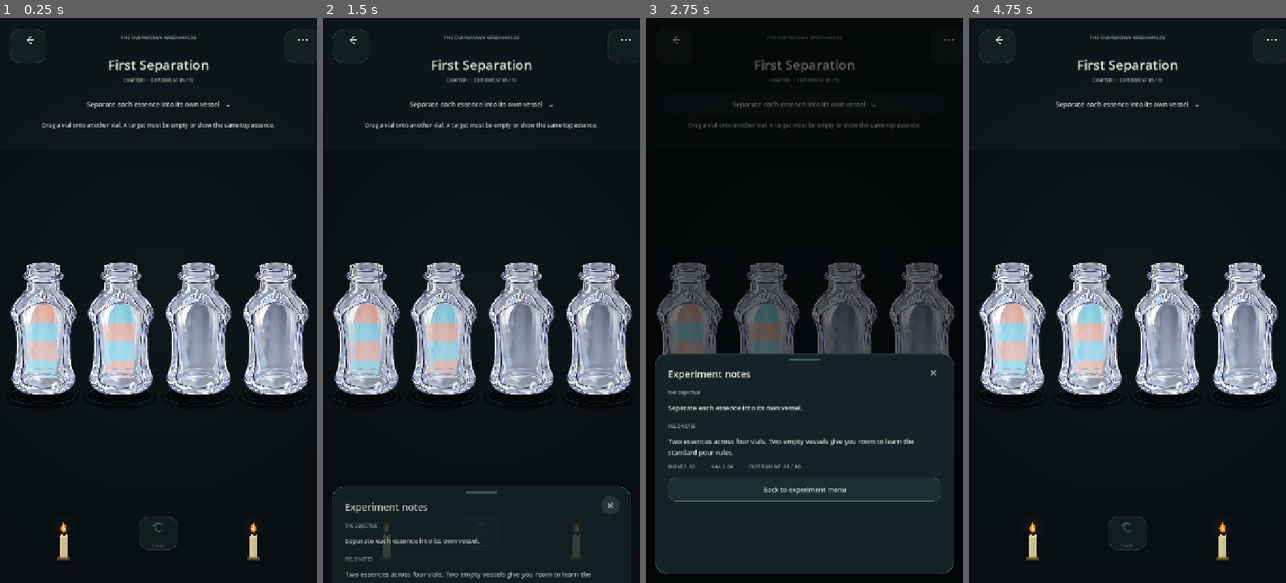
Above: before the commit, frames 1-4 (left to right).
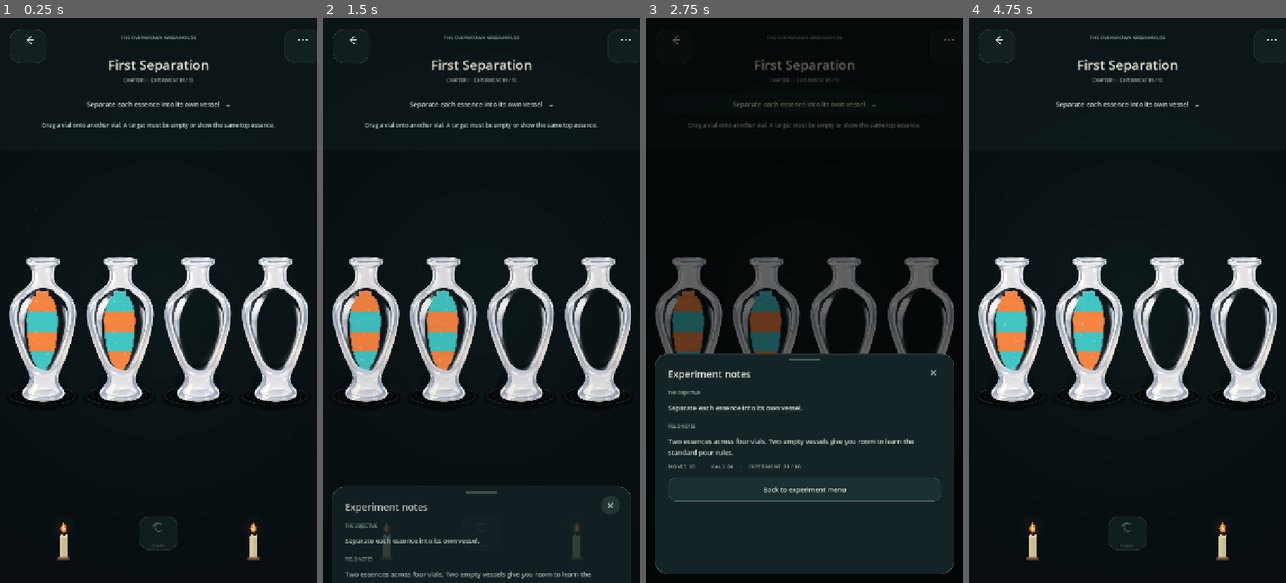
Above: after the commit, the same moments.

Repository: Kryodo/spell-sort-game
Game: Godot game, scene res://scenes/dark_sorting_slots_prototype.tscn
The game is run twice, just before and just after one commit, with the same random seed, the same clock (stepped at 60 frames per second) and the same inputs. This scene is started directly instead of the project's main scene.
Inputs:
- Up to frame 1 (0.25 s): no input
- Up to frame 2 (1.5 s): click "Separate each essence into it…" at 0.5 s; click "×" at 1.25 s
- Up to frame 3 (2.75 s): click "Separate each essence into it…" at 2 s
- Up to frame 4 (4.75 s): click "×" at 2.75 s; click "Separate each essence into it…" at 3.5 s; click "×" at 4.25 s

The runs differ from the first frame. In frame 1, 16% of the frame differs, in the area x 2-98%, y 42-68%; in frame 2, 16%; in frame 3, 8.9%; in frame 4, 16%.

Commit message:
Use Vial 2 artwork and fit liquid chamber

Diff:
--- a/scripts/asset_fantasy_alchemy_bottle.gd
+++ b/scripts/asset_fantasy_alchemy_bottle.gd
@@ -1,55 +1,60 @@
 extends "res://scripts/fantasy_alchemy_bottle.gd"
 
-# Single Qwen-generated vessel used to validate the real glass artwork against
-# the existing live liquid and interaction pipeline.
-const VIAL_ART: Texture2D = preload("res://assets/bottles/SpellSort_Vial_1.png")
+# Current composition candidate: Qwen's second transparent-front vessel.
+# The style remains provisional until checked inside the workshop environment.
+const VIAL_ART: Texture2D = preload("res://assets/bottles/SpellSort_Vial_2.png")
 
 
 func get_mouth_local() -> Vector2:
-	# The sprite is drawn as a height-fitted square; its open lip sits just
-	# above the shoulder, at approximately 11% of the source image height.
-	return Vector2(size.x * 0.5, size.y * 0.11)
+	# The open rim is near 6.5% of the square source image height.
+	return Vector2(size.x * 0.5, size.y * 0.065)
 
 
 func get_mouth_hit_radius() -> Vector2:
-	return Vector2(size.y * 0.09, size.y * 0.05)
+	# Match the relatively broad mouth while keeping alignment precise vertically.
+	return Vector2(size.y * 0.105, size.y * 0.04)
 
 
 func _get_vessel_rect() -> Rect2:
-	# The artwork's clear inner chamber occupies roughly y=34%-80% of the
-	# square source image. Map the inherited 4-layer fill interval to that area.
-	var width: float = size.x * 0.91
-	var height: float = size.y * 0.733
+	# Vial 2 has a tall, narrow neck and a large central transparent window.
+	# The inherited four-layer interval maps from roughly 26.5% to 76% of
+	# the source image, leaving the shoulders and pedestal clear.
+	var width: float = size.x
+	var height: float = size.y * 0.79
 	return Rect2(
-		Vector2((size.x - width) * 0.5, size.y * 0.118),
+		Vector2((size.x - width) * 0.5, size.y * 0.02),
 		Vector2(width, height)
 	)
 
 
 func _profile_points() -> Array[Vector2]:
-	# Normalized half-widths follow the visible inner chamber of SpellSort_Vial_1.
+	# Half-widths follow the hourglass-like transparent chamber of Vial 2.
+	# The fill narrows near the upper shoulder and the lower glass transition.
 	return [
-		Vector2(0.00, 0.15),
-		Vector2(0.18, 0.18),
-		Vector2(0.30, 0.245),
-		Vector2(0.42, 0.285),
-		Vector2(0.60, 0.30),
-		Vector2(0.76, 0.285),
-		Vector2(0.89, 0.245),
-		Vector2(1.00, 0.18)
+		Vector2(0.00, 0.035),
+		Vector2(0.20, 0.065),
+		Vector2(0.28, 0.095),
+		Vector2(0.34, 0.155),
+		Vector2(0.42, 0.225),
+		Vector2(0.53, 0.255),
+		Vector2(0.65, 0.245),
+		Vector2(0.77, 0.215),
+		Vector2(0.87, 0.155),
+		Vector2(0.94, 0.075),
+		Vector2(1.00, 0.025)
 	]
 
 
 func _draw_glass_back(_rect: Rect2) -> void:
-	# The Qwen asset already contains the rear glass and its painted reflections.
-	# Do not add the old procedural glass fill behind it.
+	# The Qwen asset supplies the rear glass and outer painted reflections.
+	# Keep the transparent body clear for the live liquid drawn underneath.
 	pass
 
 
 func _draw_glass_overlay() -> void:
 	# Preserve the square source aspect ratio while fitting the artwork to the
-	# vial's height. Transparent margins intentionally extend beyond the control
-	# width; the actual glass silhouette aligns with the widened hit/slot width.
+	# vial's height. Its transparent margins leave the actual silhouette aligned
+	# with the interaction control and the wider gameplay slot.
 	var source_size: Vector2 = VIAL_ART.get_size()
 	var draw_scale: float = size.y / source_size.y
 	var draw_size: Vector2 = source_size * draw_scale
